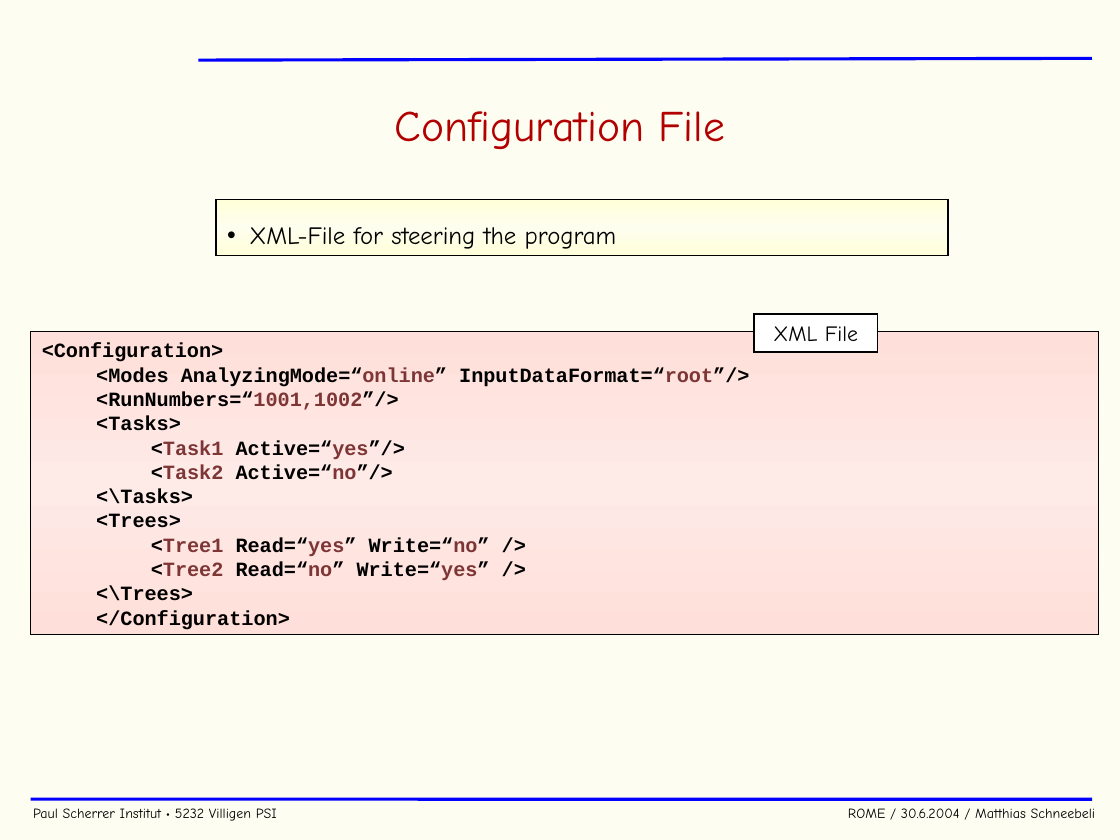
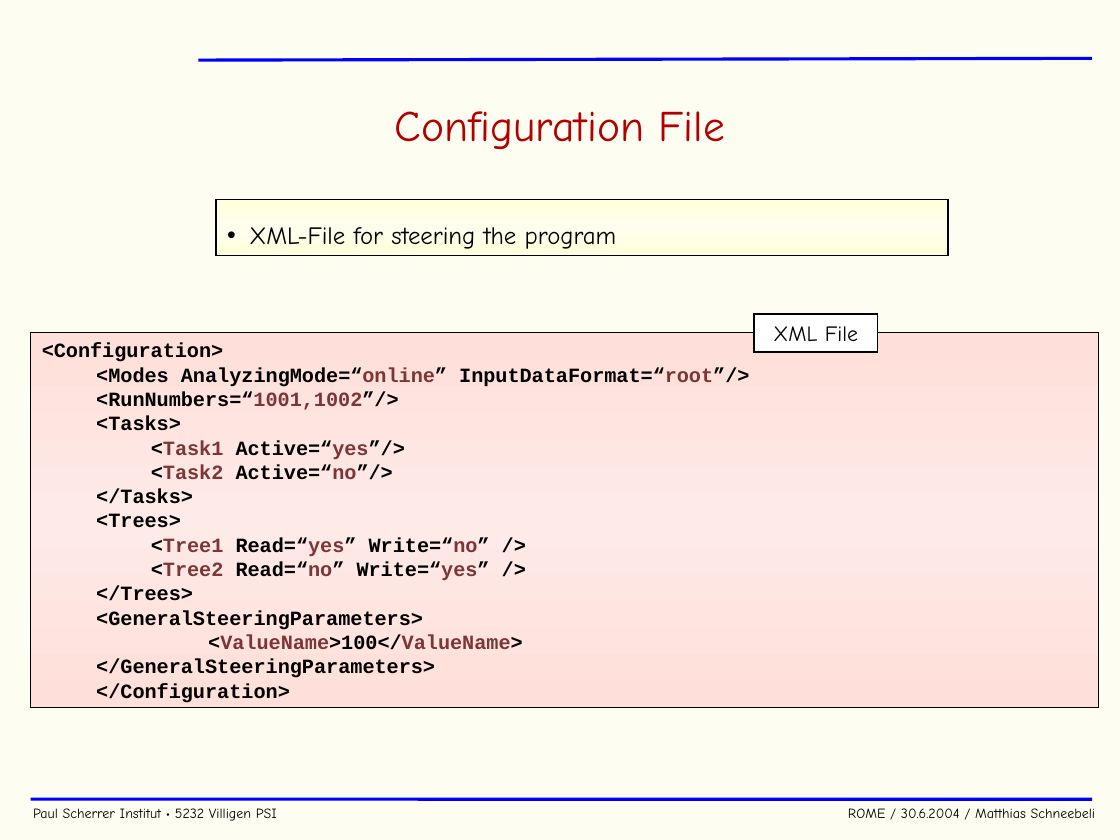
Before and after one commit to cjpl/rome, a slide deck: slide 22 of documentation/ROME.ppt. Drawn at 1120x840 pixels with LibreOffice and Linux fonts; fonts in the diff are those of the drawing; background and template pictures are left out. Boxes give left, top, right and bottom in pixels: in the first picture for what was removed or moved away, otherwise in the second. Text is boxed around its words. In the diff, an @@ line names an element or a change of style, - is before the commit and + after.

```diff
--- a/documentation/ROME.ppt
+++ b/documentation/ROME.ppt
@@ rectangle "<Configuration>": place and size @@
-rectangle "<Configuration>" at [30, 332, 1098, 635]
+rectangle "<Configuration>" at [30, 332, 1098, 708]
@@ text in rectangle at [96, 489, 193, 504]: text changed @@
-  <\Tasks>
+  </Tasks>
@@ text in rectangle at [96, 586, 523, 678]: text changed @@
-  <\Trees>
+  </Trees>
+  <GeneralSteeringParameters>
+  <ValueName>100</ValueName>
+  </GeneralSteeringParameters>
```
Also in this commit, not shown: 15 other slides changed, 15 other files.
